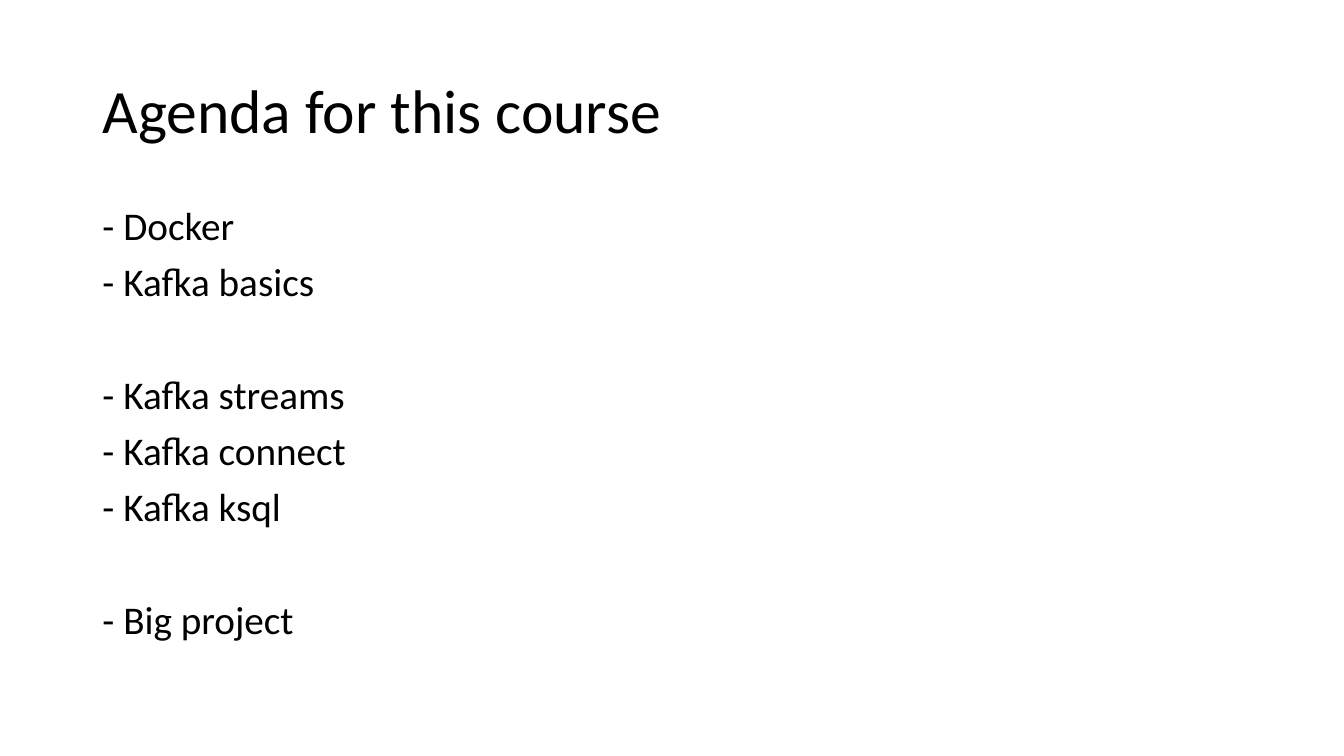
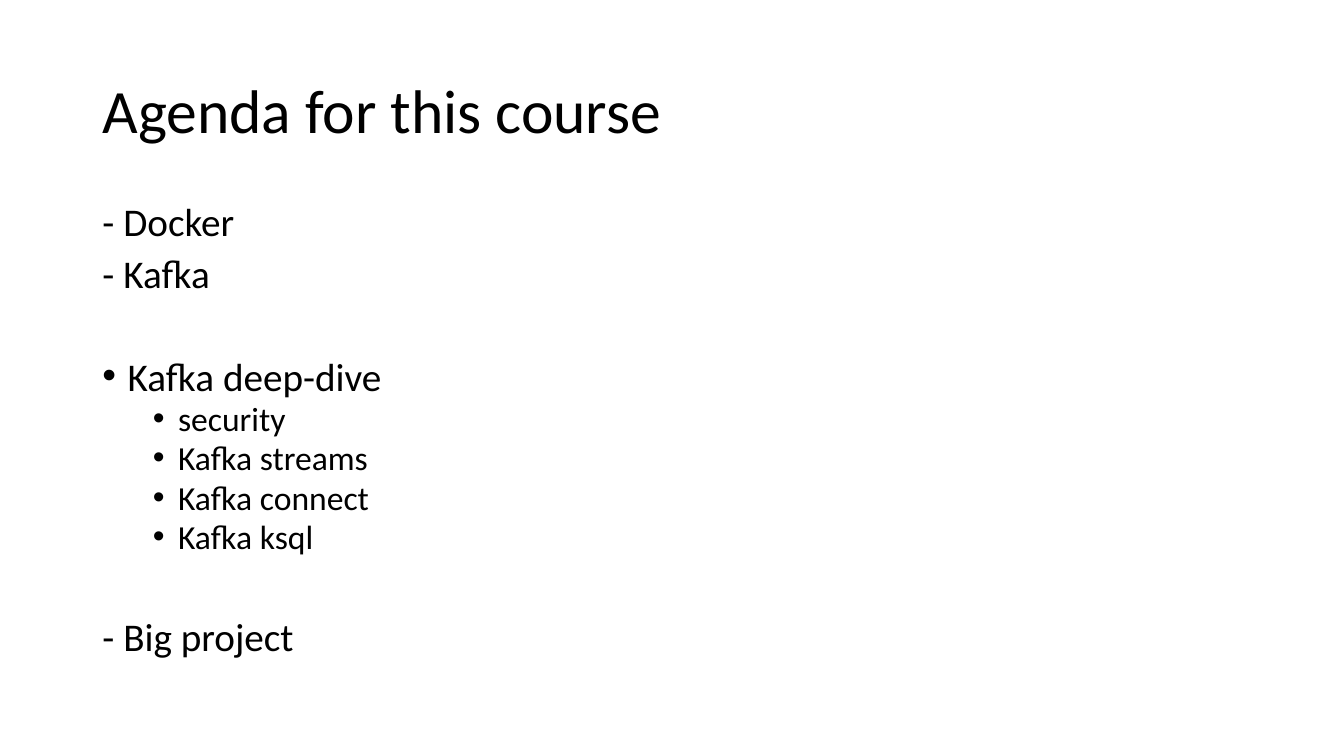
Before and after one commit to fortedigital/cg-kafka, a slide deck: slide 2 of workshop1/Kafka - 101.pptx (slide 3 before the commit). Drawn at 1344x756 pixels with LibreOffice and Linux fonts; fonts in the diff are those of the drawing. Boxes give left, top, right and bottom in pixels: in the first picture for what was removed or moved away, otherwise in the second. Text is boxed around its words. In the diff, an @@ line names an element or a change of style, - is before the commit and + after.

```diff
--- a/workshop1/Kafka - 101.pptx
+++ b/workshop1/Kafka - 101.pptx
@@ text at box(123, 208, 294, 658): line spacing 0.9 to 0.8 @@
@@ text at box(123, 260, 381, 555): text changed; size 28 to 24 pt @@
-- Kafka basics
-- Kafka streams
-- Kafka connect
-- Kafka ksql
+- Kafka
+• Kafka deep-dive
+  • security
+  • Kafka streams
+  • Kafka connect
+  • Kafka ksql
```
Also in this commit, not shown: 2 other slides changed, 1 slide added, 1 other file.
